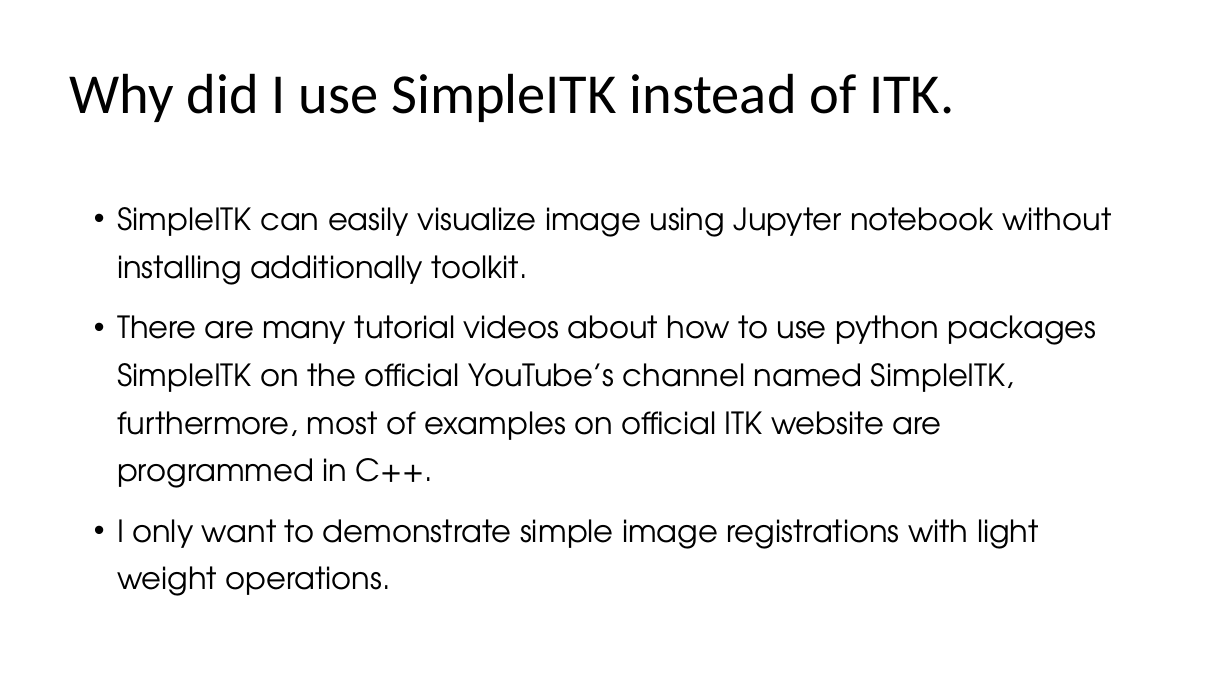
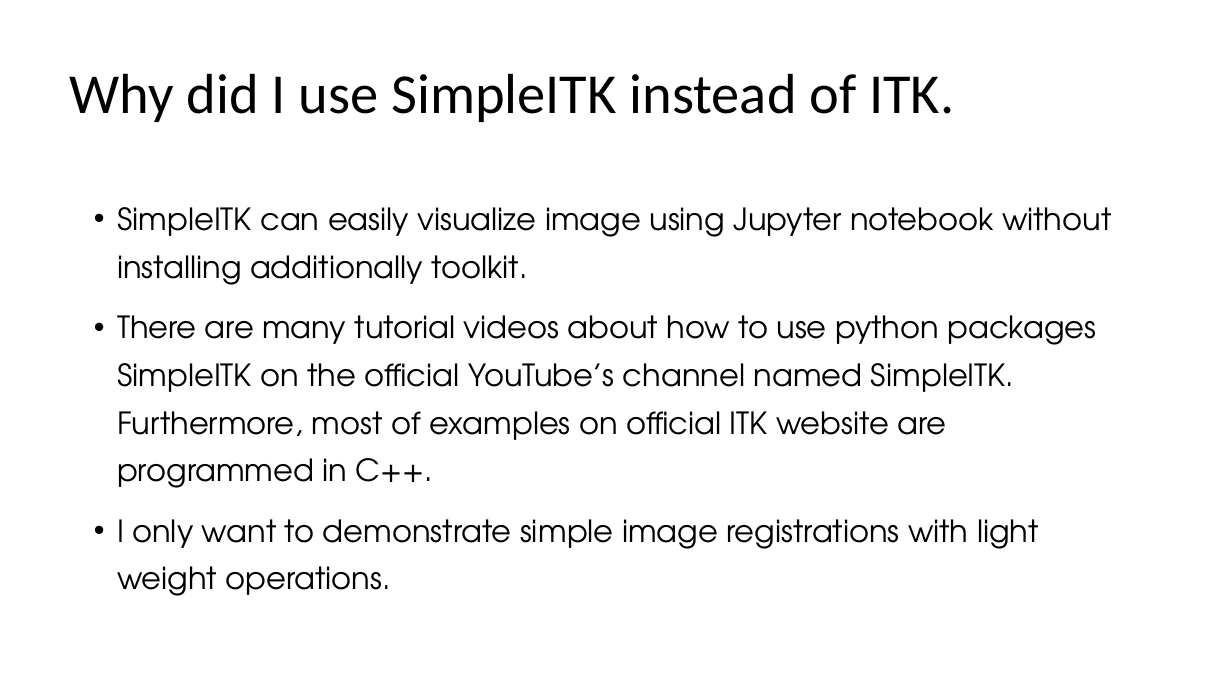
Before and after one commit to autotntfan/BIP, a slide deck: slide 5 of The insight toolkit image registration framework.pptx. Drawn at 1232x693 pixels with LibreOffice and Linux fonts; fonts in the diff are those of the drawing. Boxes give left, top, right and bottom in pixels: in the first picture for what was removed or moved away, otherwise in the second. Text is boxed around its words. In the diff, an @@ line names an element or a change of style, - is before the commit and + after.

```diff
--- a/The insight toolkit image registration framework.pptx
+++ b/The insight toolkit image registration framework.pptx
@@ text at box(117, 315, 1097, 488): text changed @@
-• There are many tutorial videos about how to use python packages SimpleITK on the official YouTube’s channel named SimpleITK, furthermore, most of examples on official ITK website are programmed in C++.
+• There are many tutorial videos about how to use python packages SimpleITK on the official YouTube’s channel named SimpleITK. Furthermore, most of examples on official ITK website are programmed in C++.
```
Also in this commit, not shown: 17 other slides changed, 1 slide added, 2 slides removed.
